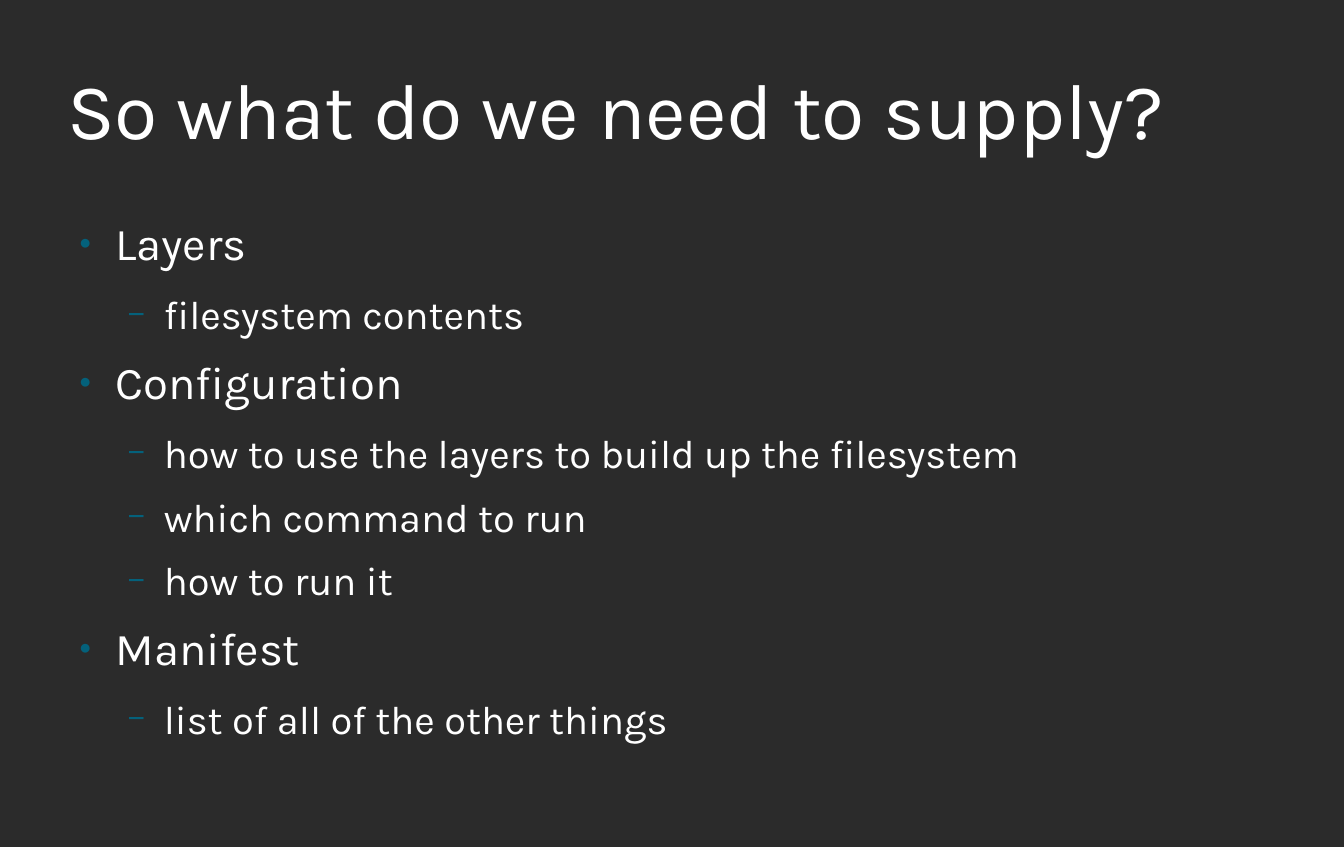
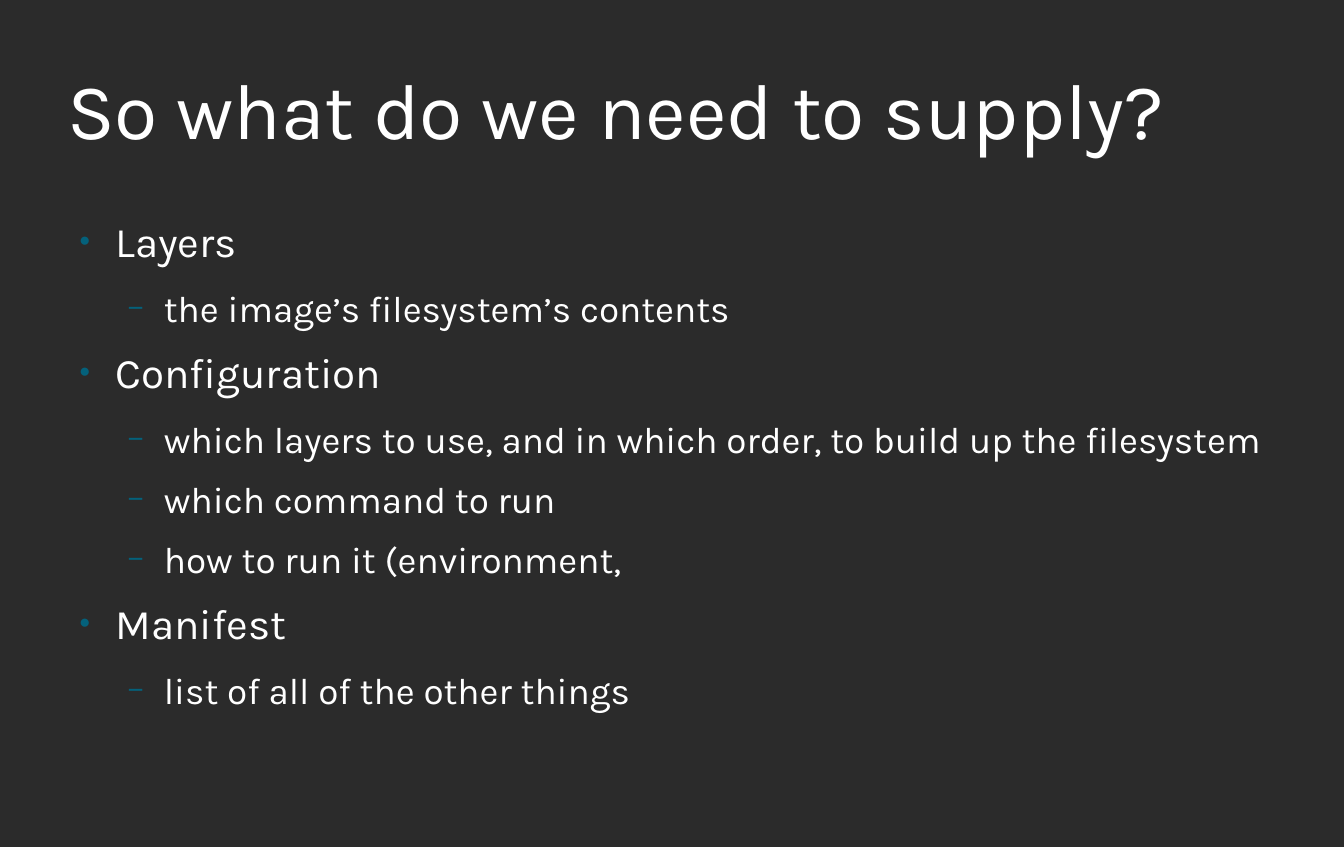
Before and after one commit to nalind/devconf.us-2018, a slide deck: slide 3 of images.odp. Drawn at 1344x847 pixels with LibreOffice and Linux fonts; fonts in the diff are those of the drawing; background and template pictures are left out; a plain dark background stands for a picture behind light text. Boxes give left, top, right and bottom in pixels: in the first picture for what was removed or moved away, otherwise in the second. Text is boxed around its words. In the diff, an @@ line names an element or a change of style, - is before the commit and + after.

```diff
--- a/images.odp
+++ b/images.odp
@@ text at (x1=115, y1=230, x2=630, y2=713): size 32 to 29.6 pt in "Layers", "Configuration", "Manifest"; size 28 to 25.9 pt in "which command to run", "list of all of the other things" @@
@@ text at (x1=164, y1=296, x2=730, y2=331): text changed; size 28 to 25.9 pt @@
-  − filesystem contents
+  − the image’s filesystem’s contents
@@ text at (x1=164, y1=427, x2=1260, y2=462): text changed; size 28 to 25.9 pt @@
-  − how to use the layers to build up the filesystem
+  − which layers to use, and in which order, to build up the filesystem
@@ text at (x1=164, y1=546, x2=622, y2=577): text changed; size 28 to 25.9 pt @@
-  − how to run it
+  − how to run it (environment,
```
Also in this commit, not shown: 8 other slides changed, 11 slides added.
